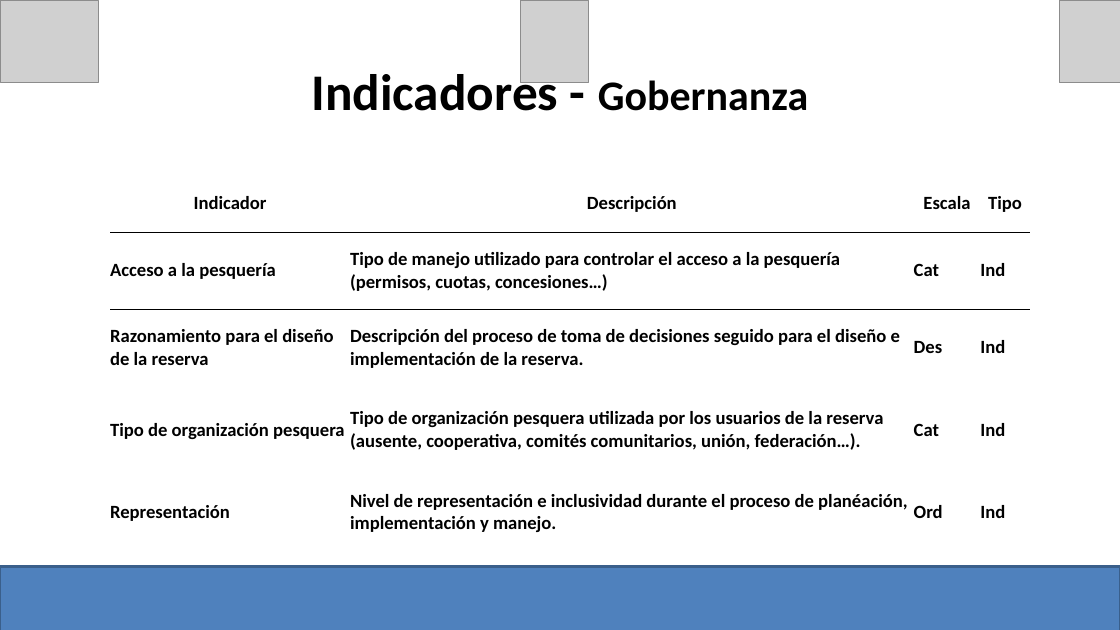
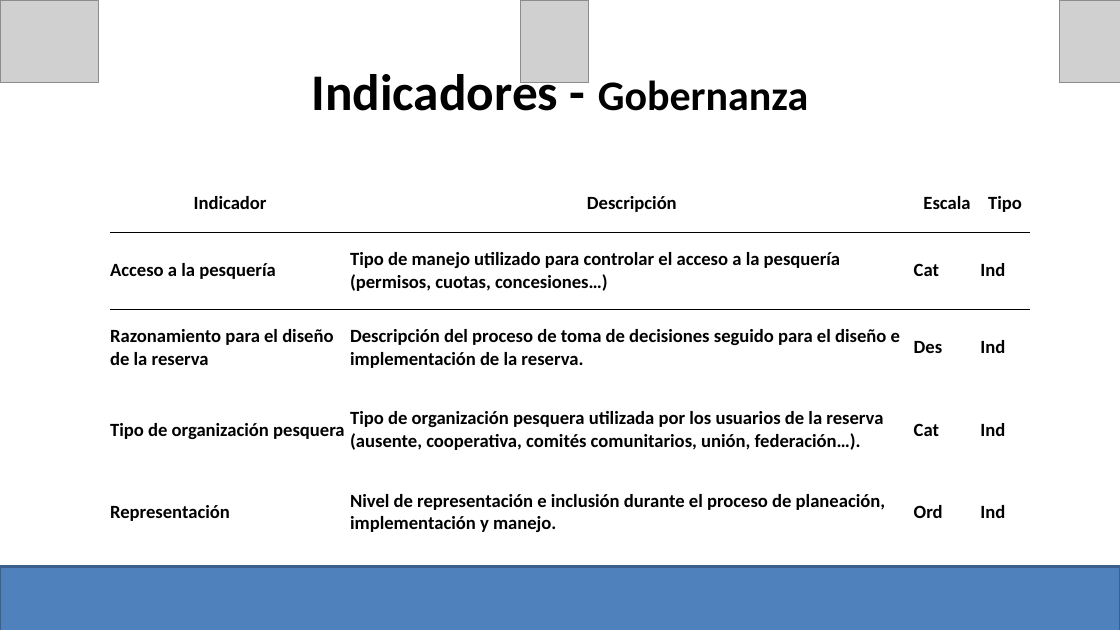
Before and after one commit to turfeffect/Docs, a slide deck: slide 10 of Presentations/Workshop in Mexico/Mexico Workshop.pptx. Drawn at 1120x630 pixels with LibreOffice and Linux fonts; fonts in the diff are those of the drawing; grey boxes stand for pictures. Boxes give left, top, right and bottom in pixels: in the first picture for what was removed or moved away, otherwise in the second. Text is boxed around its words. In the diff, an @@ line names an element or a change of style, - is before the commit and + after.

```diff
--- a/Presentations/Workshop in Mexico/Mexico Workshop.pptx
+++ b/Presentations/Workshop in Mexico/Mexico Workshop.pptx
@@ table at (110,174,1030,551) @@
-row 5, column 2: Nivel de representación e inclusividad durante el proceso de planéación, implementación y manejo.
+row 5, column 2: Nivel de representación e inclusión durante el proceso de planeación, implementación y manejo.
```
Also in this commit, not shown: 8 other slides changed, 1 other file.
